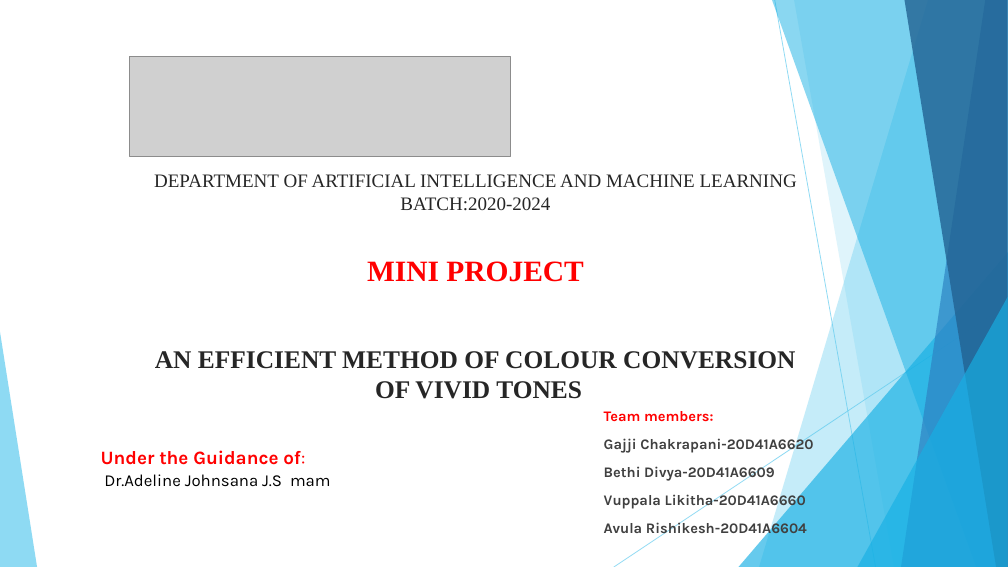
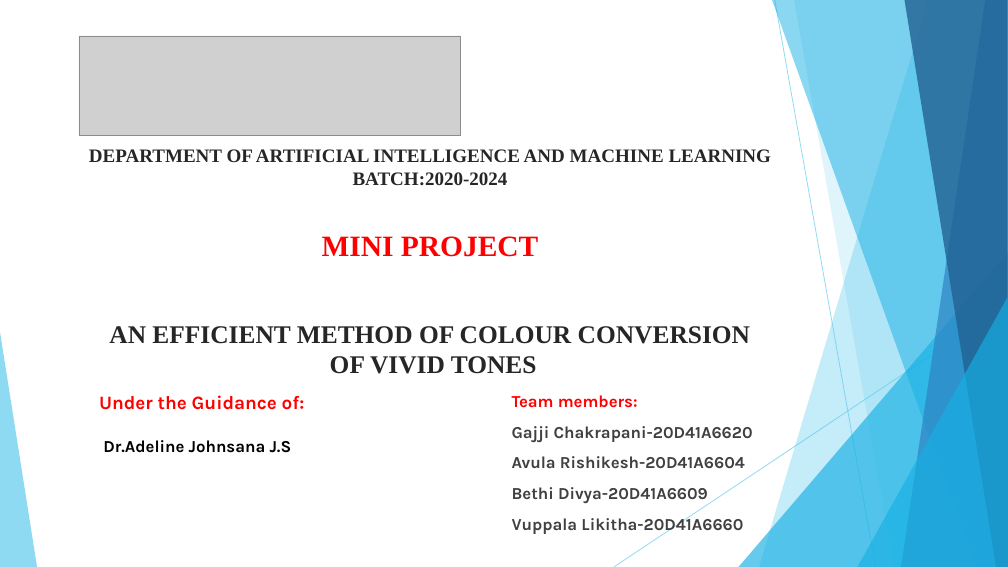
Before and after one commit to Chakrapani2122/Mini-Project, a slide deck: slide 1 of vividtones.pptx. Drawn at 1008x567 pixels with LibreOffice and Linux fonts; fonts in the diff are those of the drawing; grey boxes stand for pictures. Boxes give left, top, right and bottom in pixels: in the first picture for what was removed or moved away, otherwise in the second. Text is boxed around its words. In the diff, an @@ line names an element or a change of style, - is before the commit and + after.

```diff
--- a/vividtones.pptx
+++ b/vividtones.pptx
@@ picture: place and size @@
-picture at [129,56,511,156]
+picture at [79,36,461,136]
@@ text "DEPARTMENT OF ARTIFICIAL INTELLIGENCE AND ...": place and size @@
-text "DEPARTMENT OF ARTIFICIAL INTELLIGENCE AND ..." at [154,174,797,399]
+text "DEPARTMENT OF ARTIFICIAL INTELLIGENCE AND ..." at [89,149,771,374]
@@ text at [89,149,771,185]: bold on in "DEPARTMENT OF ARTIFICIAL INTELLIGENCE AND MACHINE LEARNING", "BATCH:2020-2024" @@
@@ text "Under the Guidance of:": place and size @@
-text "Under the Guidance of:" at [101,450,331,487]
+text "Under the Guidance of:" at [99,395,305,453]
@@ text "Team members:": place and size @@
-text "Team members:" at [604,411,813,538]
+text "Team members:" at [512,395,753,535]
@@ text at [99,395,305,410]: bold on in "of:" @@
@@ text at [512,395,753,535]: size 13.9 to 16 pt in "Team members:", "Gajji Chakrapani-20D41A6620", "Bethi Divya-20D41A6609", "Vuppala Likitha-20D41A6660" @@
@@ text at [103,440,292,453]: text changed; bold on @@
-Dr.Adeline Johnsana J.S mam
+Dr.Adeline Johnsana J.S
@@ text at [512,456,745,468]: paragraph added @@
+Avula Rishikesh-20D41A6604
@@ text at [604,520,807,538]: paragraph removed @@
-Avula Rishikesh-20D41A6604
```
Also in this commit, not shown: 12 other slides changed, 2 slides added, 7 other files.
